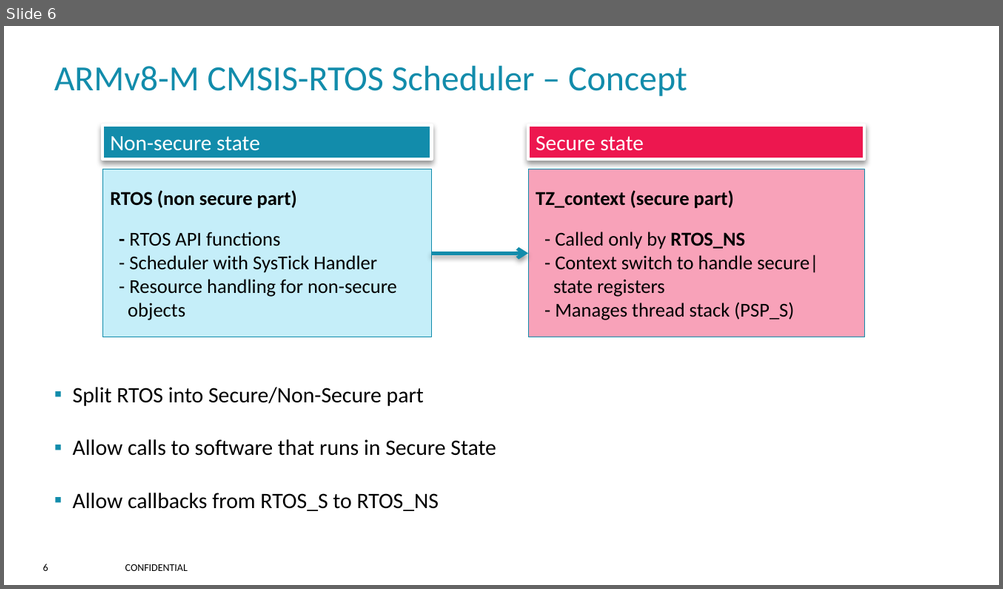
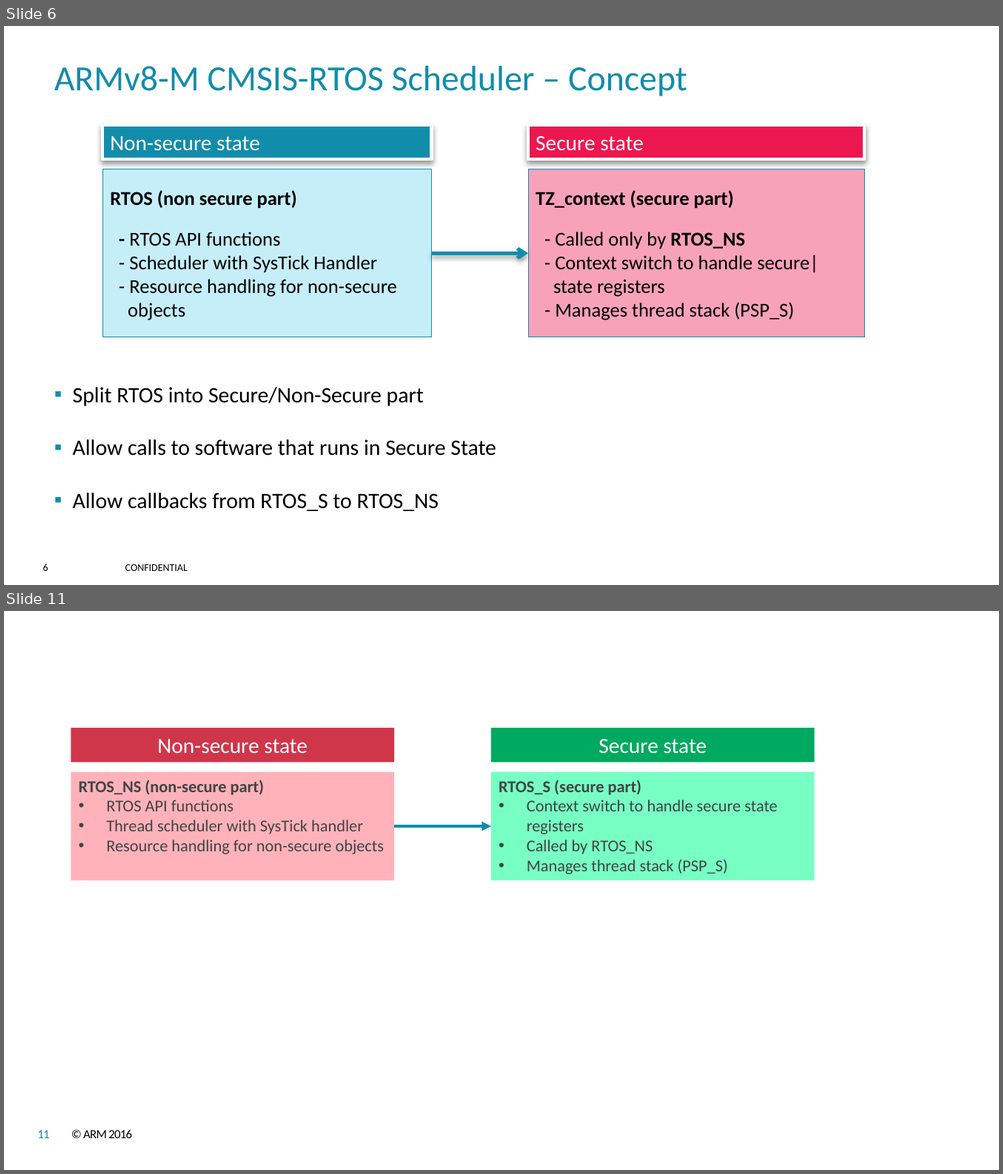
Before and after one commit to JonatanAntoni/CMSIS_6, a slide deck: doxygen/core_m/src/images/ARMv8-M_images.pptx. Shown one above the other, each under a label of ours: slide 6 before the commit, slides 6 and 11 after it; the slides between them are not shown. The pictures are 1003x589 and 1003x1174 pixels, drawn with LibreOffice and Linux fonts; fonts in the diff are those of the drawing; background and template pictures are left out. Boxes give left, top, right and bottom in pixels: in the first picture for what was removed or moved away, otherwise in the second. Text is boxed around its words. In the diff, an @@ line names an element or a change of style, - is before the commit and + after.

```diff
--- a/doxygen/core_m/src/images/ARMv8-M_images.pptx
+++ b/doxygen/core_m/src/images/ARMv8-M_images.pptx
@@ slide 11 added at box(4, 611, 999, 1170), background #FFFFFF @@
@@ rectangle added at box(71, 728, 394, 763), fill #CF364A, 21 pt, text #FFFFFF @@
+Non-secure state
@@ rectangle added at box(491, 728, 814, 763), fill #00A960, 21 pt, text #FFFFFF @@
+Secure state
@@ rectangle added at box(71, 772, 394, 881), fill #FFB2BA, 16 pt, text #414444 @@
+RTOS_NS (non-secure part)
+• RTOS API functions
+• Thread scheduler with SysTick handler
+• Resource handling for non-secure objects
@@ rectangle added at box(491, 772, 814, 881), fill #77FFC4, 16 pt, text #414444 @@
+RTOS_S (secure part)
+• Context switch to handle secure state registers
+• Called by RTOS_NS
+• Manages thread stack (PSP_S)
@@ arrow added from (394, 826) to (491, 826), #128CAB 3 pt @@
@@ page number added at box(37, 1130, 49, 1139), 12 pt, text #128CAB @@
+11
@@ text added at box(83, 1130, 132, 1139), 12 pt, text #000000 @@
+© ARM 2016
```
Also in this commit, not shown: 5 other slides added, 6 other files.
